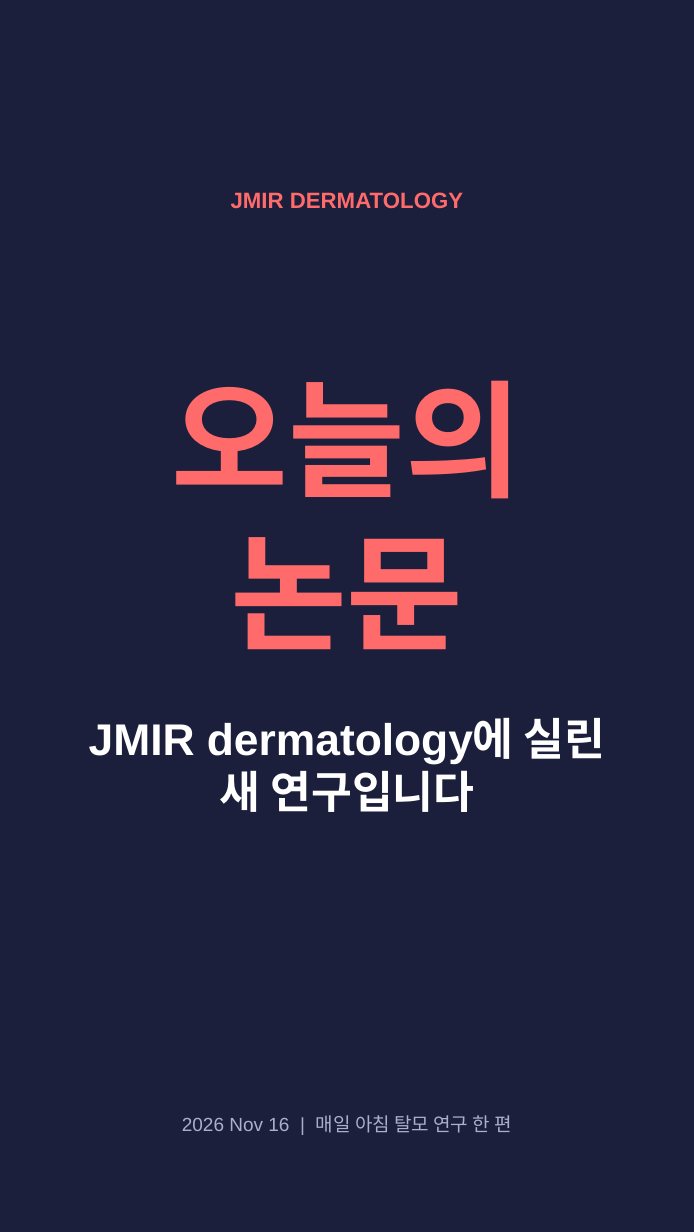
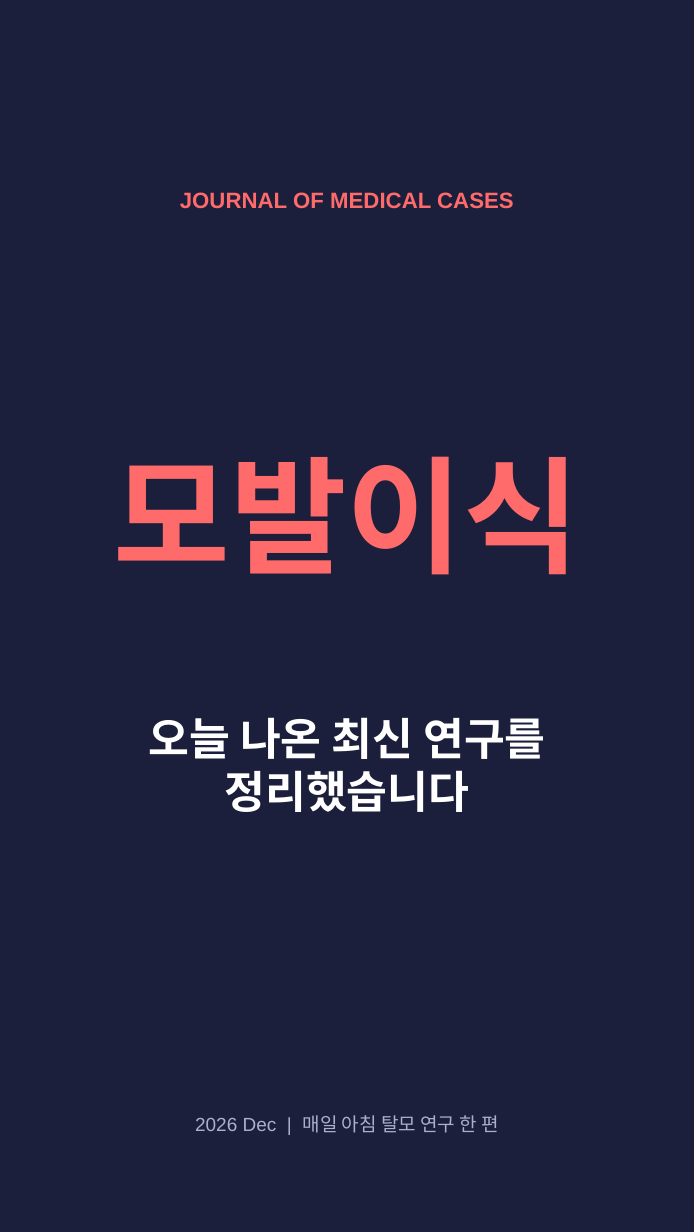
Before and after one commit to hyokang2010-BJ-ANTH/product-builder-test, a slide deck: slide 1 of pwa/data/latest/slides.pptx. Drawn at 694x1232 pixels with LibreOffice and Linux fonts; fonts in the diff are those of the drawing. Boxes give left, top, right and bottom in pixels: in the first picture for what was removed or moved away, otherwise in the second. Text is boxed around its words. In the diff, an @@ line names an element or a change of style, - is before the commit and + after.

```diff
--- a/pwa/data/latest/slides.pptx
+++ b/pwa/data/latest/slides.pptx
@@ text at [180, 192, 514, 209]: text changed @@
-JMIR DERMATOLOGY
+JOURNAL OF MEDICAL CASES
@@ text at [114, 456, 581, 575]: text changed @@
-오늘의 논문
+모발이식
@@ text at [148, 717, 545, 812]: text changed @@
-JMIR dermatology에 실린 새 연구입니다
+오늘 나온 최신 연구를 정리했습니다
@@ text at [195, 1115, 498, 1133]: text changed @@
-2026 Nov 16 | 매일 아침 탈모 연구 한 편
+2026 Dec | 매일 아침 탈모 연구 한 편
```
Also in this commit, not shown: 1 other slide changed, 5 slides added, 3 slides removed, 26 other files.
